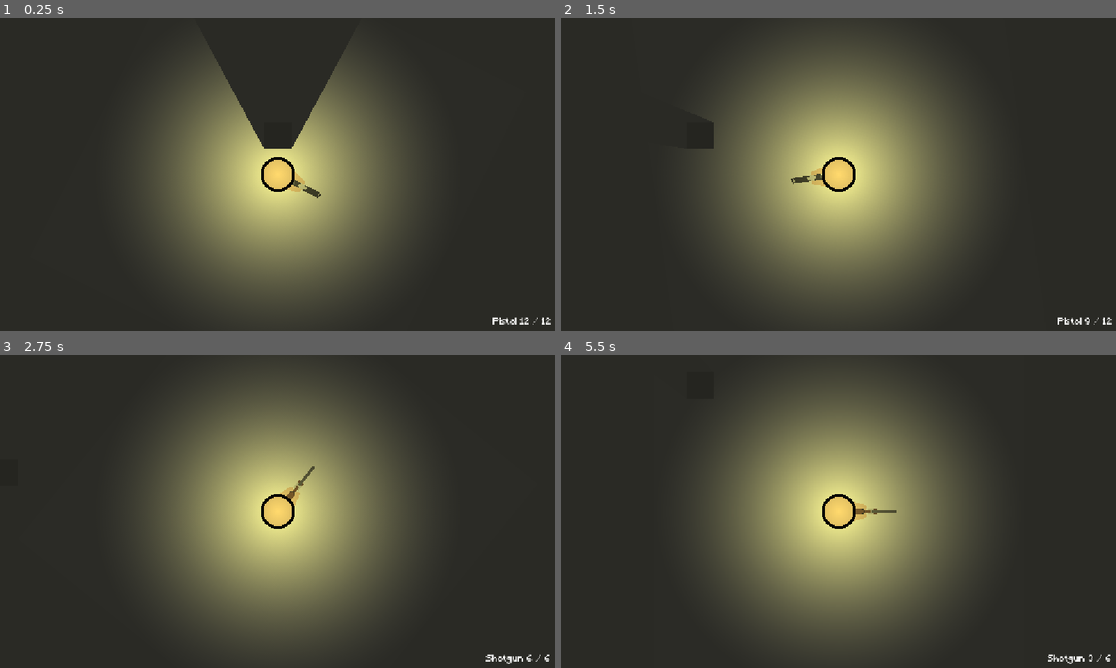
Above: before the commit, frames 1-4 (two rows, left to right).
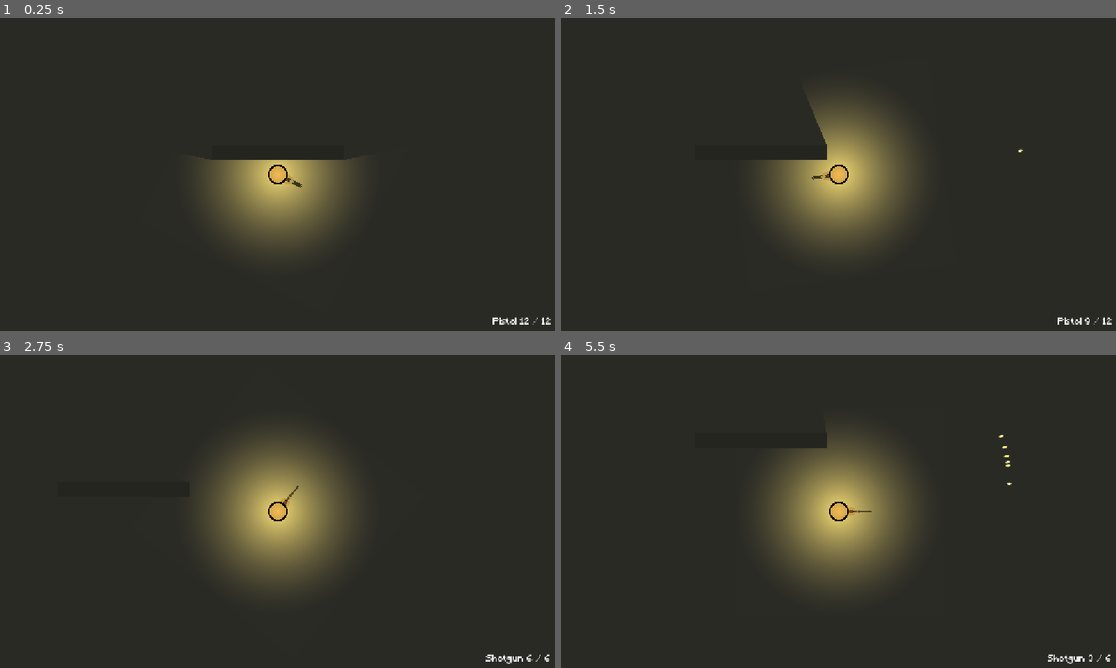
Above: after the commit, the same moments.

Repository: ArifD2286/Shamble-Chamber
Game: Godot game, scene res://game.tscn
Two runs of this game, one before a commit and one after it. Both use one fixed random seed, a clock stepped at 60 frames per second and the inputs below.
Inputs (mouse positions are in pixels of both pictures, inside the frame that each line leads up to):
- Up to frame 1 (0.25 s): no input
- Up to frame 2 (1.5 s): tap Enter at 0.5 s; move the mouse to (960, 158) at 0.52 s; press the mouse at (960, 158) at 0.53 s; hold D (right) 0.53-1.25 s; tap Space at 0.77 s; release the mouse at (960, 158) at 1.25 s; drag from (727, 190) to (938, 158) at 1.27 s
- Up to frame 3 (2.75 s): tap Space at 2 s; move the mouse to (333, 442) at 2.02 s; hold D (right) from 2.03 s (still down); tap 2 (slot_2) at 2.1 s
- Up to frame 4 (5.5 s): release D (right) at 2.75 s; drag from (810, 574) to (672, 464) at 2.77 s; tap Enter at 3.5 s; move the mouse to (1005, 558) at 3.52 s; hold A (left) 3.53-4.25 s; tap Alt at 3.6 s; tap Space at 3.77, 5 s; drag from (672, 464) to (755, 433) at 4.27 s; move the mouse to (866, 511) at 5.02 s; hold S (down) from 5.03 s (still down); tap K at 5.1 s; click (866, 511) at 5.17 s

The runs differ from the first frame. In frame 1, 28% of the frame differs, in the area x 25-75%, y 11-94%; in frame 2, 33%; in frame 3, 33%; in frame 4, 34%, in the area x 25-82%, y 6-94%.

Commit message:
Update 2.2
Changes:
- Added progress on trying to fix shadow problem (no shadows are coming out)
- Added light to bullets

Diff:
--- a/shamble-chamber/bullet.tscn
+++ b/shamble-chamber/bullet.tscn
@@ -5,6 +5,15 @@
 [sub_resource type="CapsuleShape2D" id="CapsuleShape2D_v8qja"]
 radius = 1.0
 height = 10.0
+
+[sub_resource type="Gradient" id="Gradient_v7oki"]
+colors = PackedColorArray(0.99215686, 0.87058824, 0.3882353, 1, 1, 1, 1, 0)
+
+[sub_resource type="GradientTexture2D" id="GradientTexture2D_s33ni"]
+gradient = SubResource("Gradient_v7oki")
+fill = 1
+fill_from = Vector2(0.5, 0.5)
+fill_to = Vector2(0.5, 0.1)
 
 [node name="Area2D" type="Area2D" unique_id=596252724]
 script = ExtResource("1_v7oki")
@@ -20,3 +29,10 @@
 default_color = Color(0.99215686, 0.87058824, 0.3882353, 1)
 begin_cap_mode = 2
 end_cap_mode = 2
+
+[node name="PointLight2D" type="PointLight2D" parent="." unique_id=64761509]
+position = Vector2(4.0000005, 0)
+scale = Vector2(2.1875002, 0.93749994)
+energy = 2.5
+texture = SubResource("GradientTexture2D_s33ni")
+texture_scale = 0.1
--- a/shamble-chamber/game.tscn
+++ b/shamble-chamber/game.tscn
@@ -16,7 +16,7 @@
 radius = 15.0
 
 [sub_resource type="Gradient" id="Gradient_mfdv2"]
-colors = PackedColorArray(0.8745098, 0.85490197, 0.45882353, 1, 0.16470589, 0.16470589, 0.14509805, 0.019607844)
+colors = PackedColorArray(0.8156863, 0.8156863, 0.8156863, 1, 0.16470589, 0.16470589, 0.14509805, 0.019607844)
 
 [sub_resource type="GradientTexture2D" id="GradientTexture2D_s33ni"]
 gradient = SubResource("Gradient_mfdv2")
@@ -27,10 +27,10 @@
 fill_to = Vector2(0.5, 0)
 
 [sub_resource type="RectangleShape2D" id="RectangleShape2D_s33ni"]
-size = Vector2(28, 28)
+size = Vector2(242, 27)
 
 [sub_resource type="OccluderPolygon2D" id="OccluderPolygon2D_s33ni"]
-polygon = PackedVector2Array(-14, 14, -14, -14, 14, -14, 14, 14)
+polygon = PackedVector2Array(-121, 14, -121, -14, 121, -14, 121, 14)
 
 [node name="Node2D" type="Node2D" unique_id=773225363]
 
@@ -49,7 +49,7 @@
 shape = SubResource("CircleShape2D_e2o6t")
 
 [node name="Camera2D" type="Camera2D" parent="CharacterBody2D" unique_id=1360198840]
-zoom = Vector2(2, 2)
+zoom = Vector2(1.125, 1.125)
 
 [node name="Arm" type="Line2D" parent="CharacterBody2D" unique_id=1161595177]
 texture_filter = 1
@@ -81,6 +81,7 @@
 position = Vector2(50, 0)
 
 [node name="PointLight2D" type="PointLight2D" parent="CharacterBody2D" unique_id=1230433106]
+color = Color(0.99215686, 0.87058824, 0.3882353, 1)
 shadow_enabled = true
 texture = SubResource("GradientTexture2D_s33ni")
 texture_scale = 1.5
@@ -123,11 +124,12 @@
 position = Vector2(0, -40)
 
 [node name="CollisionShape2D" type="CollisionShape2D" parent="StaticBody2D" unique_id=718425900]
+position = Vector2(0, 0.5)
 shape = SubResource("RectangleShape2D_s33ni")
 
 [node name="Polygon2D" type="Polygon2D" parent="StaticBody2D" unique_id=1145364801]
 color = Color(0.8784314, 0.8784314, 0.8784314, 1)
-polygon = PackedVector2Array(-14, 14, -14, -14, 14, -14, 14, 14)
+polygon = PackedVector2Array(-121, 14, -121, -14, 121, -14, 121, 14)
 
 [node name="LightOccluder2D" type="LightOccluder2D" parent="StaticBody2D" unique_id=288574646]
 texture_filter = 1
